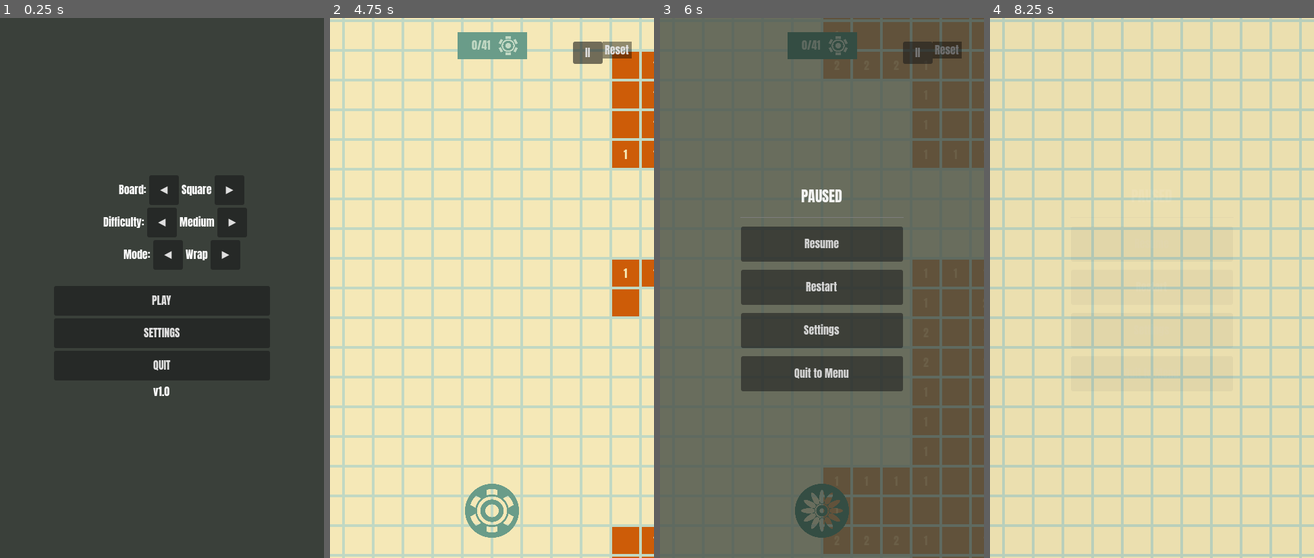
Above: before the commit, frames 1-4 (left to right).
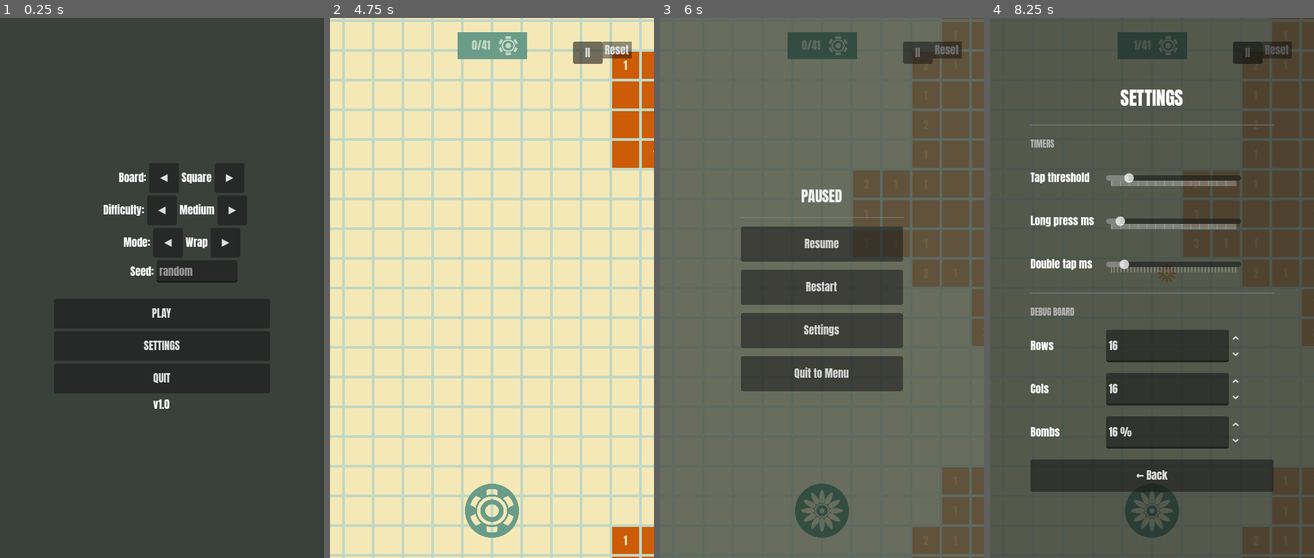
Above: after the commit, the same moments.

Repository: Kape99/mine-sweeper
Game: Godot game, scene res://Scenes/base.tscn
Two runs of this game, one before a commit and one after it. Both use one fixed random seed, a clock stepped at 60 frames per second and the inputs below.
Inputs (mouse positions are in pixels of both pictures, inside the frame that each line leads up to):
- Up to frame 1 (0.25 s): no input
- Up to frame 2 (4.75 s): click "SETTINGS" at 0.5 s; click "← Back" at 1.25 s; click "PLAY" at 2 s; tap Enter at 2.75, 4.25 s; drag from (359, 66) to (446, 66) at 2.77 s; tap Space at 3.5 s; drag from (446, 66) to (537, 66) at 3.52 s; move the mouse to (624, 93) at 4.27 s; click (624, 93) at 4.42 s
- Up to frame 3 (6 s): click (822, 509) at 5 s; click "II" at 5.75 s
- Up to frame 4 (8.25 s): click "Settings" at 6.5 s; click (1152, 509) at 7.25 s; click (1152, 288) at 8 s, where only the run before the commit has a clickable "Restart"

The runs differ from the first frame. In frame 1, 2.8% of the frame differs, in the area x 31-74%, y 28-73%; in frame 2, 1.1%; in frame 3, 17%; in frame 4, 100%, in the area x 0-100%, y 0-100%.

Commit message:
seeds

Diff:
--- a/Scenes/Menu/MainMenu.tscn
+++ b/Scenes/Menu/MainMenu.tscn
@@ -115,6 +115,24 @@
 layout_mode = 2
 text = "▶"
 
+[node name="SeedRow" type="HBoxContainer" parent="CenterContainer/Panel"]
+layout_mode = 2
+alignment = 1
+
+[node name="SeedDesc" type="Label" parent="CenterContainer/Panel/SeedRow"]
+custom_minimum_size = Vector2(100, 0)
+layout_mode = 2
+text = "Seed:"
+horizontal_alignment = 2
+vertical_alignment = 1
+
+[node name="SeedEdit" type="LineEdit" parent="CenterContainer/Panel/SeedRow"]
+custom_minimum_size = Vector2(120, 0)
+layout_mode = 2
+max_length = 8
+placeholder_text = "random"
+tooltip_text = "Empty = random board. A short code (e.g. ZURU7) shares the same board and the same center opening with everyone."
+
 [node name="Spacer" type="Control" parent="CenterContainer/Panel" unique_id=2101306346]
 custom_minimum_size = Vector2(0, 16)
 layout_mode = 2
--- a/Scripts/Board/base_board.gd
+++ b/Scripts/Board/base_board.gd
@@ -223,6 +223,11 @@
 		# Keep the requested mine density on the enlarged board.
 		mines = roundi(p_mines * float(cols * rows) / float(p_cols * p_rows))
 	_to_be_explored = rows * cols - mines
+	# A seeded game is meant to be shared: the mine layout is deterministic
+	# for a given first cell, so open the most central one right away —
+	# every player gets the same guaranteed-safe start.
+	if not GlobalState.board_seed.is_empty():
+		_on_cell_open_requested(board_state[rows / 2][cols / 2])
 
 
 ## Clears the board and sets it up for a [param p_cols] × [param p_rows]
@@ -860,8 +865,11 @@
 	var valid_indices: Array[int] = _get_mine_candidates(cell)
 
 	var rng: RandomNumberGenerator = RandomNumberGenerator.new()
-	if GlobalState.board_seed != 0:
-		rng.seed = GlobalState.board_seed
+	var seed_value: int = GlobalState.get_seed_value()
+	if seed_value != 0:
+		rng.seed = seed_value
+	else:
+		rng.randomize()
 	# Fisher-Yates shuffle with seeded RNG for repeatable layouts
 	for i: int in range(valid_indices.size() - 1, 0, -1):
 		var j: int = rng.randi_range(0, i)
--- a/Scripts/GUI/main_menu.gd
+++ b/Scripts/GUI/main_menu.gd
@@ -18,6 +18,7 @@
 @onready var _wrap_prev: Button = $CenterContainer/Panel/WrapRow/WrapPrev
 @onready var _wrap_next: Button = $CenterContainer/Panel/WrapRow/WrapNext
 @onready var _wrap_label: Label = $CenterContainer/Panel/WrapRow/WrapLabel
+@onready var _seed_edit: LineEdit = $CenterContainer/Panel/SeedRow/SeedEdit
 @onready var _start_button: Button = $CenterContainer/Panel/StartButton
 @onready var _settings_button: Button = $CenterContainer/Panel/SettingsButton
 @onready var _quit_button: Button = $CenterContainer/Panel/QuitButton
@@ -44,6 +45,7 @@
 	_difficulty_next.pressed.connect(_on_difficulty_next)
 	_wrap_prev.pressed.connect(_on_wrap_prev)
 	_wrap_next.pressed.connect(_on_wrap_next)
+	_seed_edit.text_changed.connect(_on_seed_changed)
 	_start_button.pressed.connect(_on_start)
 	_settings_button.pressed.connect(_on_settings)
 	_quit_button.pressed.connect(_on_quit)
@@ -51,6 +53,7 @@
 	_board_type_label.text = BOARD_TYPE_NAMES[GlobalState.selected_board]
 	_difficulty_label.text = GlobalState.get_difficulty()
 	_wrap_label.text = BOARD_MODE_NAMES[1 if GlobalState.board_wrap else 0]
+	_seed_edit.text = GlobalState.board_seed
 
 
 func _on_board_type_prev() -> void:
@@ -92,6 +95,11 @@
 	wrap_mode_changed.emit(GlobalState.board_wrap)
 
 
+func _on_seed_changed(text: String) -> void:
+	# Store normalized so "zuru7" and "ZURU7 " share the same board.
+	GlobalState.board_seed = text.strip_edges().to_upper()
+
+
 func _on_start() -> void:
 	start_requested.emit()
 
--- a/Scripts/GUI/settings_menu.gd
+++ b/Scripts/GUI/settings_menu.gd
@@ -102,10 +102,6 @@
 	_panel.add_child(_make_row("Bombs", _bombs_spin))
 	_update_debug_bomb_max()
 
-	var seed_spin: SpinBox = _make_spin(GlobalState.board_seed, 0.0, 999999.0)
-	seed_spin.value_changed.connect(func(v: float): GlobalState.board_seed = int(v))
-	_panel.add_child(_make_row("Seed", seed_spin))
-
 
 func _make_spin(value: float, min_val: float, max_val: float) -> SpinBox:
 	var s: SpinBox = SpinBox.new()
--- a/Scripts/Tests/test_mine_placement.gd
+++ b/Scripts/Tests/test_mine_placement.gd
@@ -11,6 +11,7 @@
 	_test_small_board_places_all_mines()
 	_test_reveal_waves_overlap()
 	_test_wrong_defuse_marked()
+	_test_seeded_game_starts_at_center()
 	BaseBoard.clear_pools()
 
 
@@ -80,6 +81,36 @@
 	board.free()
 
 
+func _test_seeded_game_starts_at_center() -> void:
+	var prev_seed: String = GlobalState.board_seed
+	GlobalState.board_seed = "ZURU7"
+	var a: BaseBoard = _load_board(10, 10, 15)
+	assert_true(a._is_game_started, "Seeded game starts immediately (no first tap needed)")
+	assert_true(a.board_state[5][5].is_explored(), "Seeded game: the center cell is the explored start")
+	assert_false(a.board_state[5][5].is_mine(), "Seeded game: the center start is safe")
+	var a_mines: Array[Vector2i] = _mine_coords(a)
+	a.free()
+
+	var b: BaseBoard = _load_board(10, 10, 15)
+	assert_eq(_mine_coords(b), a_mines, "Same seed, same center start: identical mine layout")
+	b.free()
+
+	GlobalState.board_seed = ""
+	var c: BaseBoard = _load_board(10, 10, 15)
+	assert_false(c._is_game_started, "Empty seed (random) waits for the first tap as usual")
+	c.free()
+	GlobalState.board_seed = prev_seed
+
+
+func _mine_coords(board: BaseBoard) -> Array[Vector2i]:
+	var coords: Array[Vector2i] = []
+	for row: int in board.rows:
+		for col: int in board.cols:
+			if board.board_state[row][col].is_mine():
+				coords.append(Vector2i(col, row))
+	return coords
+
+
 func _count_mines(board: BaseBoard) -> int:
 	var count: int = 0
 	for row: int in board.rows:
--- a/Scripts/base.gd
+++ b/Scripts/base.gd
@@ -167,10 +167,12 @@
 	# with the defuse button stays hidden until then.
 	GlobalState.is_defusing = true
 	_defuse_button.button_pressed = true
-	_board.start_game(GlobalState.board_cols, GlobalState.board_rows, mine_count, GlobalState.board_wrap)
+	# Connect before start_game: a seeded game auto-starts (opens the
+	# center cell) from inside it, and on_game_started must not be missed.
 	_board.on_game_started.connect(_game_started)
 	_board.on_defuse_changed.connect(_defused_changed)
 	_board.on_game_finished.connect(_game_finished)
+	_board.start_game(GlobalState.board_cols, GlobalState.board_rows, mine_count, GlobalState.board_wrap)
 
 	_main_menu.visible = false
 	# Center camera on the board and configure bounds based on mode.
--- a/Scripts/global_state.gd
+++ b/Scripts/global_state.gd
@@ -24,7 +24,10 @@
 var board_rows: int = 16
 var board_cols: int = 16
 var bomb_percentage: float = 0.16  # 0.0 - 1.0
-var board_seed: int = 0  # 0 = random, non-zero = repeatable
+## Seed for a shared, repeatable board, as a short alphanumeric string
+## (e.g. "ZURU7"). Empty = random board each game. A non-empty seed
+## gives everyone the same layout and the same center opening.
+var board_seed: String = ""
 
 ## Whether the board wraps on itself (toroidal) or has hard edges (classic).
 var board_wrap: bool = true
@@ -72,6 +75,12 @@
 	return maxi(1, roundi(board_rows * board_cols * bomb_percentage))
 
 
+## Numeric seed derived from [member board_seed] for the RNG, or 0 when
+## the game should be random (empty seed).
+func get_seed_value() -> int:
+	return absi(board_seed.hash()) if not board_seed.is_empty() else 0
+
+
 ## Applies a named difficulty preset to the board settings.
 func apply_difficulty(difficulty: String) -> void:
 	var preset: Array = DIFFICULTY_PRESETS[difficulty]
